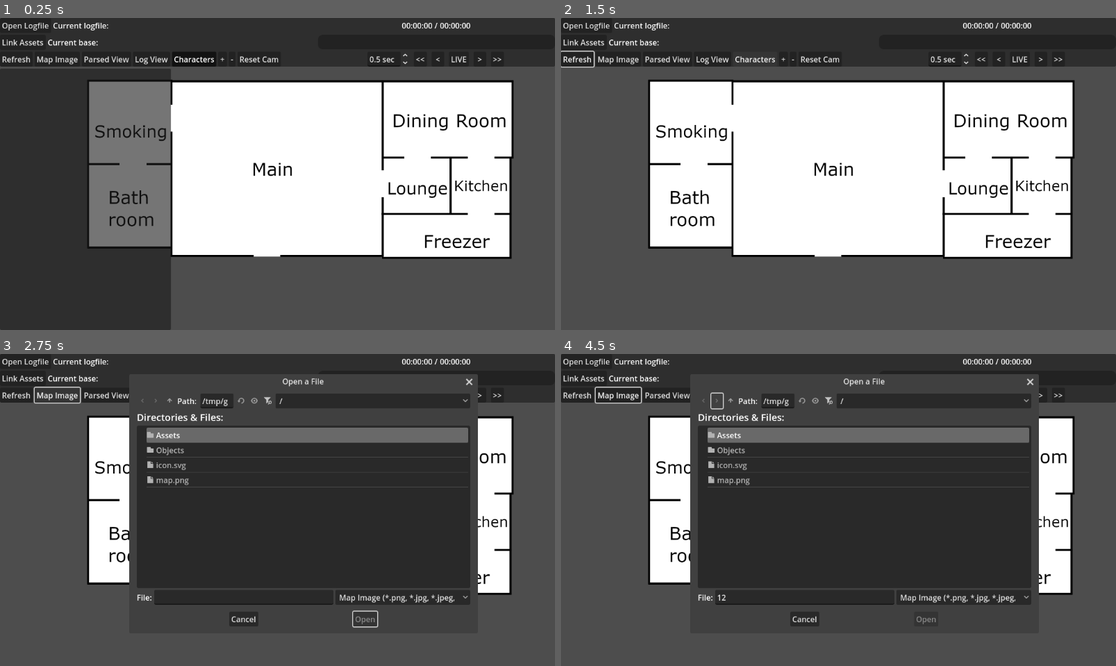
Above: before the commit, frames 1-4 (two rows, left to right).
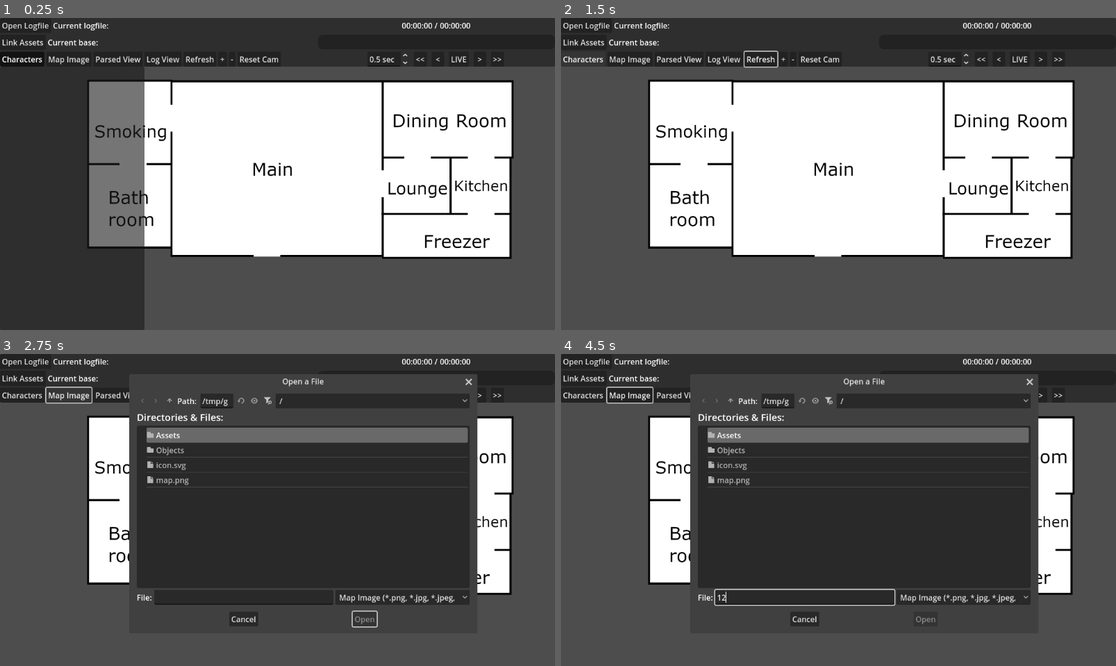
Above: after the commit, the same moments.

Repository: Crystalwarrior/AO2-LogReader
Game: Godot game, scene res://view.tscn
Same seed, same stepped clock (60 frames per second), same inputs: the game is played once before the commit and once after it.
Inputs (mouse positions are in pixels of both pictures, inside the frame that each line leads up to):
- Up to frame 1 (0.25 s): no input
- Up to frame 2 (1.5 s): click "Refresh" at 0.5 s; click "Characters" at 1.25 s
- Up to frame 3 (2.75 s): click "Map Image" at 2 s
- Up to frame 4 (4.5 s): click (805, 597) at 2.77 s; type "12" at 2.85 s; click "Parsed View" at 3.5 s; click "Log View" at 4.25 s

The runs differ from the first frame. In frame 1, 4.6% of the frame differs, in the area x 0-39%, y 10-100%; in frame 2, 0.6%; in frame 3, 0.5%; in frame 4, 0.9%.

Commit message:
update main window scene ui a bit, reorganizing where "characters" button is etc.

Diff:
--- a/main_window.tscn
+++ b/main_window.tscn
@@ -76,32 +76,32 @@
 [node name="Buttons" type="HBoxContainer" parent="PanelContainer/MainSeparation/ButtonsLeft/Bottom"]
 layout_mode = 2
 
-[node name="RefreshButton" type="Button" parent="PanelContainer/MainSeparation/ButtonsLeft/Bottom/Buttons"]
-layout_mode = 2
-text = "Refresh"
-
-[node name="MapImage" type="Button" parent="PanelContainer/MainSeparation/ButtonsLeft/Bottom/Buttons"]
-layout_mode = 2
-text = "Map Image"
-
-[node name="ToggleParsedView" type="Button" parent="PanelContainer/MainSeparation/ButtonsLeft/Bottom/Buttons"]
-unique_name_in_owner = true
-layout_mode = 2
-toggle_mode = true
-text = "Parsed View"
-
-[node name="ToggleLogView" type="Button" parent="PanelContainer/MainSeparation/ButtonsLeft/Bottom/Buttons"]
-unique_name_in_owner = true
-layout_mode = 2
-toggle_mode = true
-text = "Log View"
-
 [node name="CharactersButton" type="Button" parent="PanelContainer/MainSeparation/ButtonsLeft/Bottom/Buttons"]
 layout_mode = 2
 focus_mode = 0
 toggle_mode = true
 button_pressed = true
 text = "Characters"
+
+[node name="MapImage" type="Button" parent="PanelContainer/MainSeparation/ButtonsLeft/Bottom/Buttons"]
+layout_mode = 2
+text = "Map Image"
+
+[node name="ToggleParsedView" type="Button" parent="PanelContainer/MainSeparation/ButtonsLeft/Bottom/Buttons"]
+unique_name_in_owner = true
+layout_mode = 2
+toggle_mode = true
+text = "Parsed View"
+
+[node name="ToggleLogView" type="Button" parent="PanelContainer/MainSeparation/ButtonsLeft/Bottom/Buttons"]
+unique_name_in_owner = true
+layout_mode = 2
+toggle_mode = true
+text = "Log View"
+
+[node name="RefreshButton" type="Button" parent="PanelContainer/MainSeparation/ButtonsLeft/Bottom/Buttons"]
+layout_mode = 2
+text = "Refresh"
 
 [node name="HBoxContainer2" type="HBoxContainer" parent="PanelContainer/MainSeparation/ButtonsLeft/Bottom"]
 layout_mode = 2
@@ -285,28 +285,41 @@
 
 [node name="Characters" type="PanelContainer" parent="."]
 unique_name_in_owner = true
+clip_contents = true
 layout_mode = 1
-anchors_preset = -1
+anchors_preset = 9
 anchor_bottom = 1.0
-offset_top = 105.0
-offset_right = 355.0
+offset_top = 101.0
+offset_right = 300.0
 grow_vertical = 2
 
-[node name="ScrollContainer" type="ScrollContainer" parent="Characters"]
-layout_mode = 2
-horizontal_scroll_mode = 0
-
-[node name="CharacterList" type="HFlowContainer" parent="Characters/ScrollContainer"]
-unique_name_in_owner = true
+[node name="VBoxContainer" type="VBoxContainer" parent="Characters"]
+clip_contents = true
+layout_mode = 2
+
+[node name="HBoxContainer" type="HBoxContainer" parent="Characters/VBoxContainer"]
+layout_mode = 2
+theme_override_constants/separation = 8
+
+[node name="Padding" type="Control" parent="Characters/VBoxContainer/HBoxContainer"]
+layout_mode = 2
+
+[node name="ScrollContainer" type="ScrollContainer" parent="Characters/VBoxContainer"]
+layout_mode = 2
+size_flags_vertical = 3
+
+[node name="CharacterList" type="HFlowContainer" parent="Characters/VBoxContainer/ScrollContainer"]
+unique_name_in_owner = true
+clip_contents = true
 layout_mode = 2
 
 [connection signal="pressed" from="PanelContainer/MainSeparation/ButtonsLeft/Top/HBoxContainer/Logfile/OpenLogfileButton" to="." method="_on_logfile_button_pressed"]
 [connection signal="pressed" from="PanelContainer/MainSeparation/ButtonsLeft/Top/HBoxContainer/Assets/LinkAssetsButton" to="." method="_on_link_assets_button_pressed"]
-[connection signal="pressed" from="PanelContainer/MainSeparation/ButtonsLeft/Bottom/Buttons/RefreshButton" to="." method="_on_refresh_button_pressed"]
+[connection signal="toggled" from="PanelContainer/MainSeparation/ButtonsLeft/Bottom/Buttons/CharactersButton" to="." method="_on_button_toggled"]
 [connection signal="pressed" from="PanelContainer/MainSeparation/ButtonsLeft/Bottom/Buttons/MapImage" to="." method="_on_map_image_pressed"]
 [connection signal="toggled" from="PanelContainer/MainSeparation/ButtonsLeft/Bottom/Buttons/ToggleParsedView" to="." method="_on_toggle_parsed_view_toggled"]
 [connection signal="toggled" from="PanelContainer/MainSeparation/ButtonsLeft/Bottom/Buttons/ToggleLogView" to="." method="_on_toggle_log_view_toggled"]
-[connection signal="toggled" from="PanelContainer/MainSeparation/ButtonsLeft/Bottom/Buttons/CharactersButton" to="." method="_on_button_toggled"]
+[connection signal="pressed" from="PanelContainer/MainSeparation/ButtonsLeft/Bottom/Buttons/RefreshButton" to="." method="_on_refresh_button_pressed"]
 [connection signal="pressed" from="PanelContainer/MainSeparation/ButtonsLeft/Bottom/HBoxContainer2/ZoomIn" to="." method="_on_zoom_in_pressed"]
 [connection signal="pressed" from="PanelContainer/MainSeparation/ButtonsLeft/Bottom/HBoxContainer2/ZoomOut" to="." method="_on_zoom_out_pressed"]
 [connection signal="pressed" from="PanelContainer/MainSeparation/ButtonsLeft/Bottom/HBoxContainer2/ResetCamera" to="." method="_on_reset_camera_pressed"]
